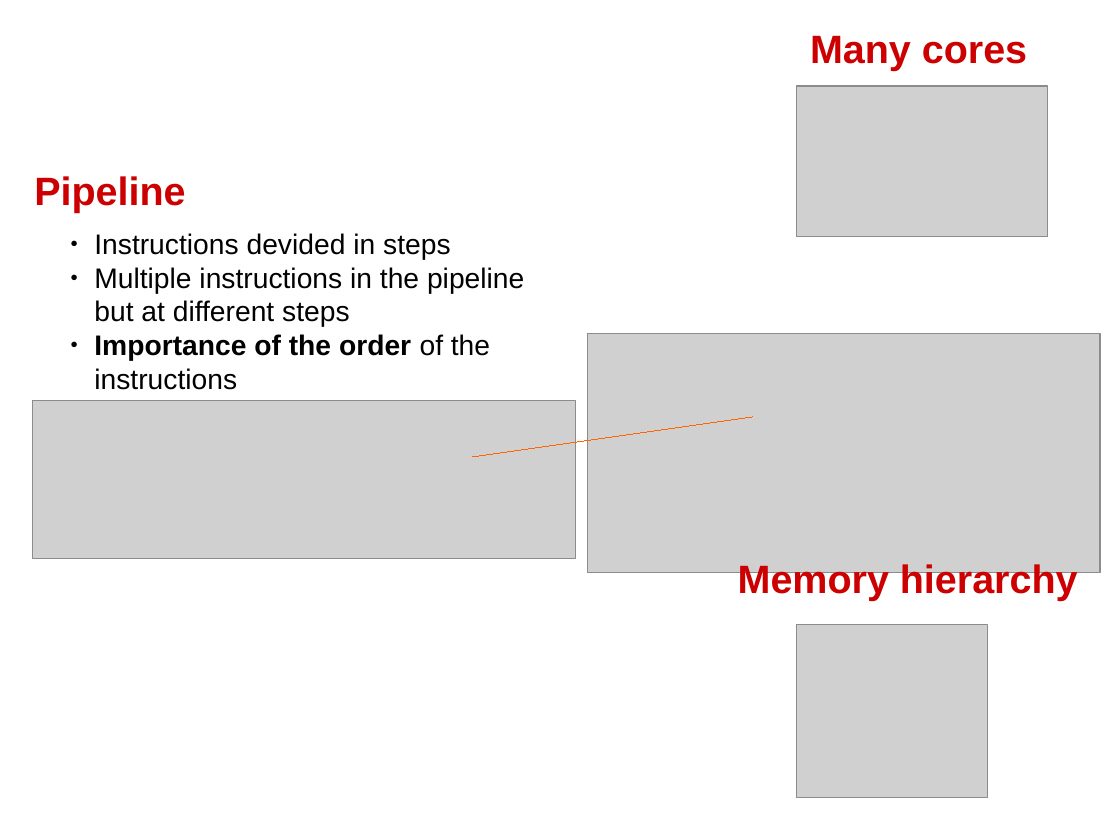
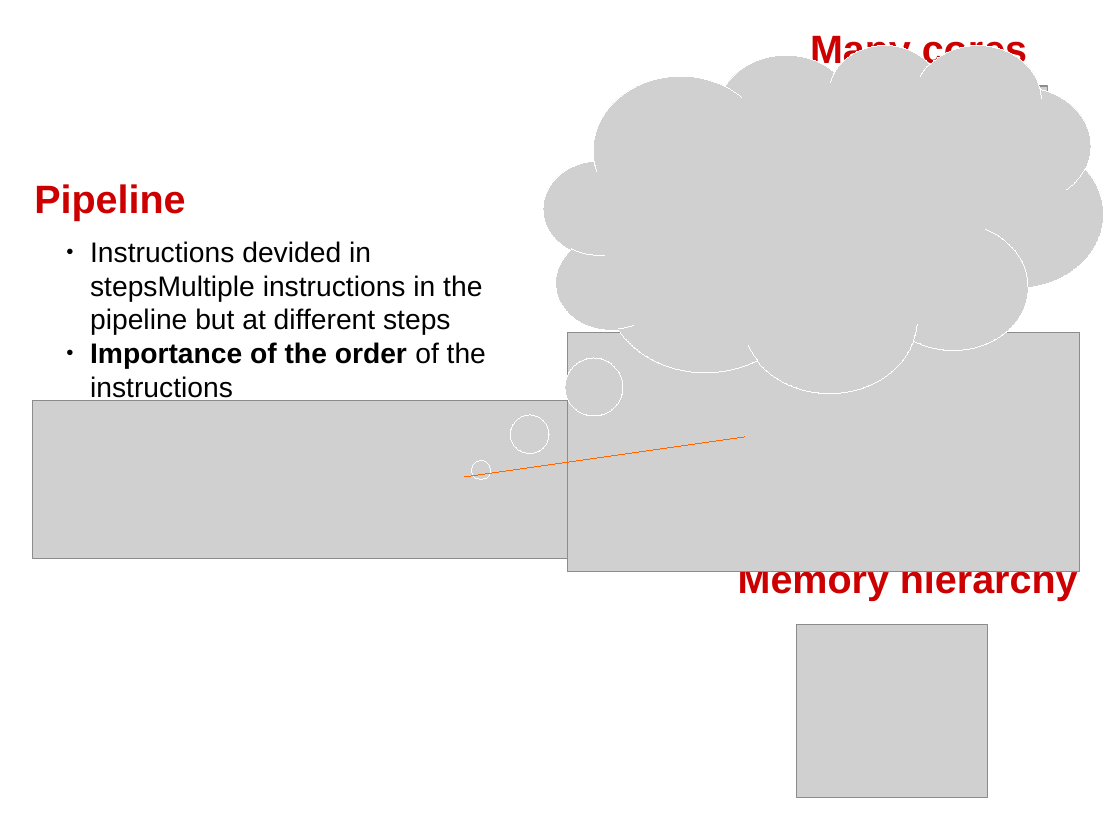
Before and after one commit to swhatelse/M2_internship, a slide deck: slide 6 of org/Presentations/defense/model/HPC.odp. Drawn at 1120x840 pixels with LibreOffice and Linux fonts; fonts in the diff are those of the drawing; grey boxes stand for pictures. Boxes give left, top, right and bottom in pixels: in the first picture for what was removed or moved away, otherwise in the second. Text is boxed around its words. In the diff, an @@ line names an element or a change of style, - is before the commit and + after.

```diff
--- a/org/Presentations/defense/model/HPC.odp
+++ b/org/Presentations/defense/model/HPC.odp
@@ picture added at [544, 45, 1104, 393] @@
@@ text "Pipeline": place and size @@
-text "Pipeline" at [34, 176, 185, 212]
+text "Pipeline" at [34, 184, 185, 220]
@@ text "Instructions devided in stepsMultiple instructions ...": place and size @@
-text "Instructions devided in stepsMultiple instructions ..." at [94, 233, 524, 390]
+text "Instructions devided in stepsMultiple instructions ..." at [90, 241, 486, 403]
@@ text at [90, 241, 482, 335]: text changed @@
-● Instructions devided in steps
-● Multiple instructions in the pipeline but at different steps
+● Instructions devided in stepsMultiple instructions in the pipeline but at different steps
@@ picture: place and size @@
-picture at [587, 333, 1101, 573]
+picture at [567, 332, 1080, 572]
@@ line moved from (473, 457) - (752, 417) to (464, 477) - (744, 437) @@
```
Also in this commit, not shown: 8 other slides changed, 20 other files.
